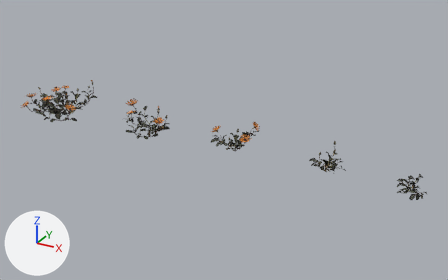
What one commit did to the glTF model public/models/flower-ursinia.glb.
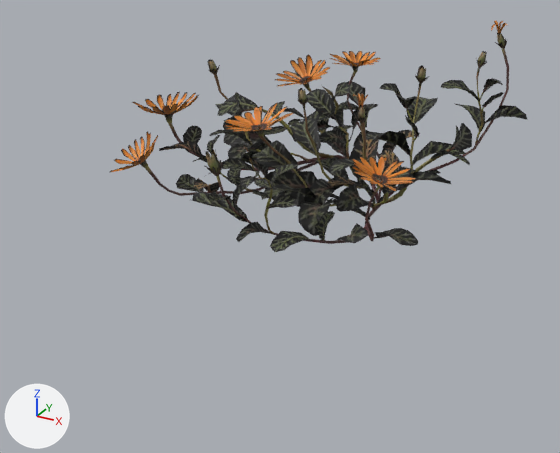
The first picture shows the older version from a 50 mm lens placed at (1.24, -2.36, 1.23), pointed at (-0.07, 0.02, 0.03). The close-ups show the older and then the newer version on the part from 0% to 23% of the width and 27% to 57% of the height of that picture. Only the edits that show in the close-ups are written down. Every picture has the same lights, and +X, +Y and +Z are marked at lower left. Where no turn or scale is listed for an object, it has been applied to the vertices.

Names of what the first close-up shows: 'flower_ursinia_a_LOD0'.
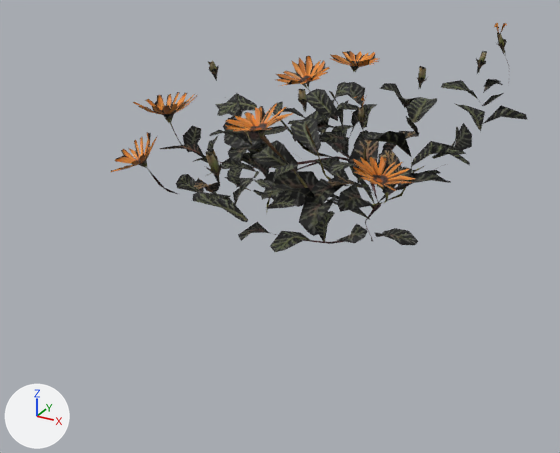
Where the newer file only moved an object's origin or applied its transform, the numbers keep the older frame.

The change, as JSON lines over the scene's bpy script:
```json
{"block": "me_plane_102", "where": "# used by ob_flower_ursinia_a_lod0; location = (-1.0889, -0.0311, 0.0803)"}
{"op": "remove", "block": "me_plane_102", "code": "me_plane_102.from_pydata(...)  # 4535 vertices, 5314 faces; spans x -0.213..0.213, y -0.172..0.172, z -0.082..0.082"}
{"op": "add", "block": "me_plane_102", "code": "me_plane_102.from_pydata(...)  # 1664 vertices, 1477 faces; spans x -0.211..0.213, y -0.172..0.167, z -0.082..0.082"}
{"block": "me_plane_102", "change": "me_plane_102 part 1: 78 loose pieces with 386 vertices, spanning x -0.185..0.182, y -0.104..0.172, z -0.071..0.081, are deleted"}
{"block": "me_plane_102", "change": "me_plane_102 part 2: 10 vertices moved within x -0.184..0.174, y -0.144..0.167, z -0.032..0.063; 2489 vertices removed from x -0.213..0.211, y -0.171..0.167, z -0.082..0.082; 4 vertices added at x -0.115..0.128, y -0.144..0.02, z 0.0..0.028"}
```

What differs and where, as boxes [x1, y1, x2, y2] in the close-ups (560 x 453 px):
```json
{"object": "flower_ursinia_a_LOD0", "change": "reshaped", "before": [109, 20, 527, 252], "after": [111, 23, 527, 252]}
{"part": 1, "of": "me_plane_102", "change": "deleted", "before": [139, 21, 503, 182]}
{"part": 2, "of": "me_plane_102", "change": "cut back", "before": [109, 20, 527, 252], "after": [163, 39, 507, 182]}
```
